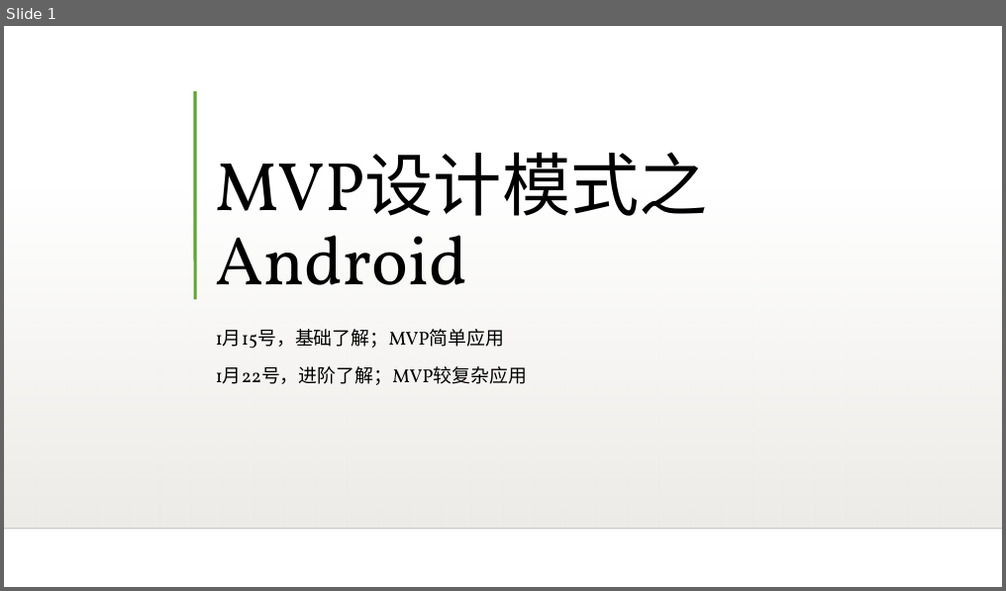
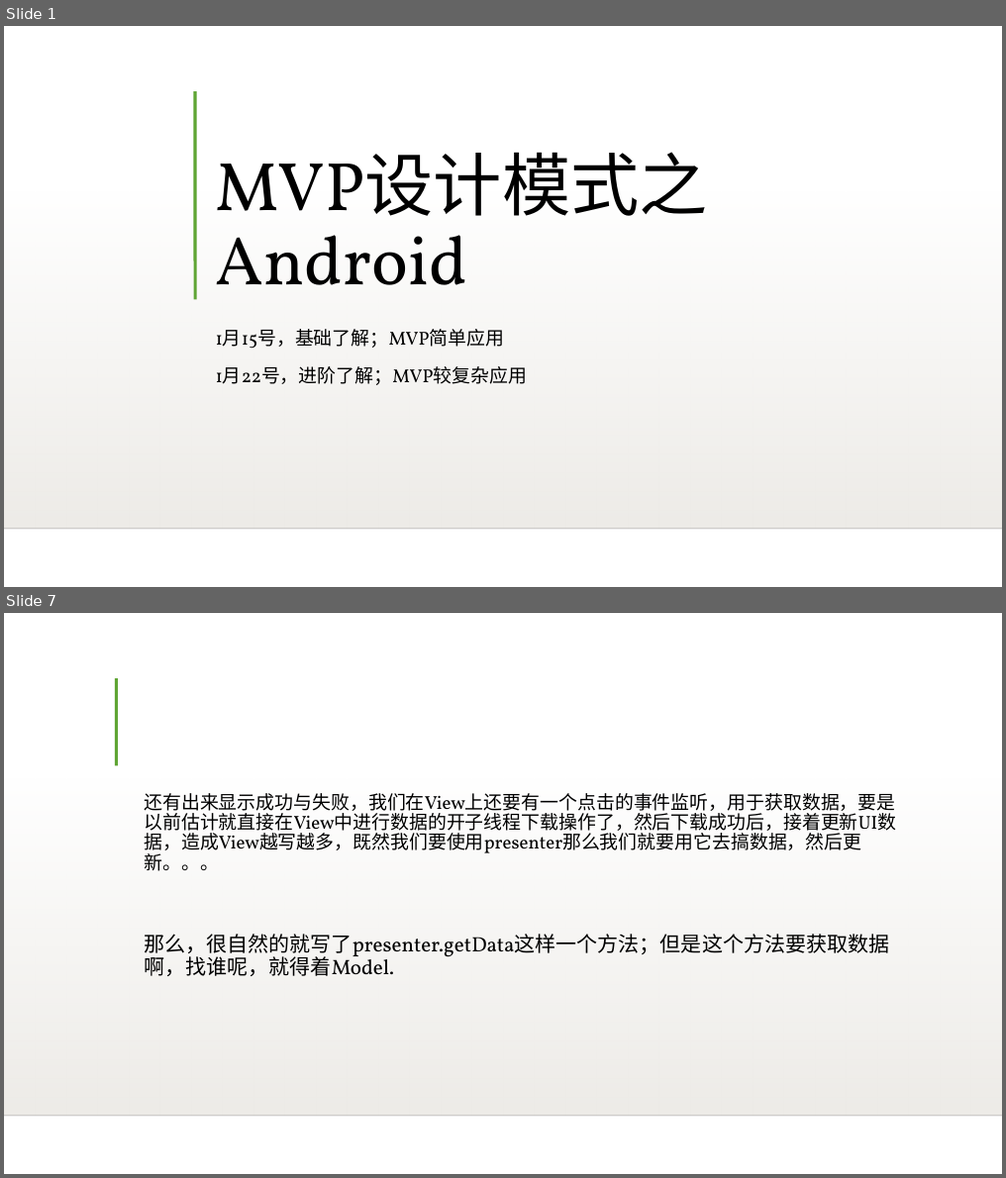
Before and after one commit to Yongcoder315/LearnUtils, a slide deck: MVP设计模式之Android.ppt. Shown one above the other, each under a label of ours: slide 1 before the commit, slides 1 and 7 after it; the slides between them are not shown. The pictures are 1006x591 and 1006x1178 pixels, drawn with LibreOffice and Linux fonts; fonts in the diff are those of the drawing; background and template pictures are left out. Boxes give left, top, right and bottom in pixels: in the first picture for what was removed or moved away, otherwise in the second. Text is boxed around its words. In the diff, an @@ line names an element or a change of style, - is before the commit and + after.

```diff
--- a/MVP设计模式之Android.ppt
+++ b/MVP设计模式之Android.ppt
@@ slide 7 added at (4,613,1002,1174), background picture (left out); not listed: 2 template elements that a slide beside it also shows @@
@@ line added from (116, 678) to (116, 765), #5FA534 3 pt @@
@@ title added at (144,793,896,976), 18 pt, text #000000 @@
+还有出来显示成功与失败，我们在View上还要有一个点击的事件监听，用于获取数据，要是以前估计就直接在View中进行数据的开子线程下载操作了，然后下载成功后，接着更新UI数据，造成View越写越多，既然我们要使用presenter那么我们就要用它去搞数据，然后更新。。。
+那么，很自然的就写了presenter.getData这样一个方法；但是这个方法要获取数据啊，找谁呢，就得着Model.
```
Also in this commit, not shown: 1 slide changed, 8 other slides added.
